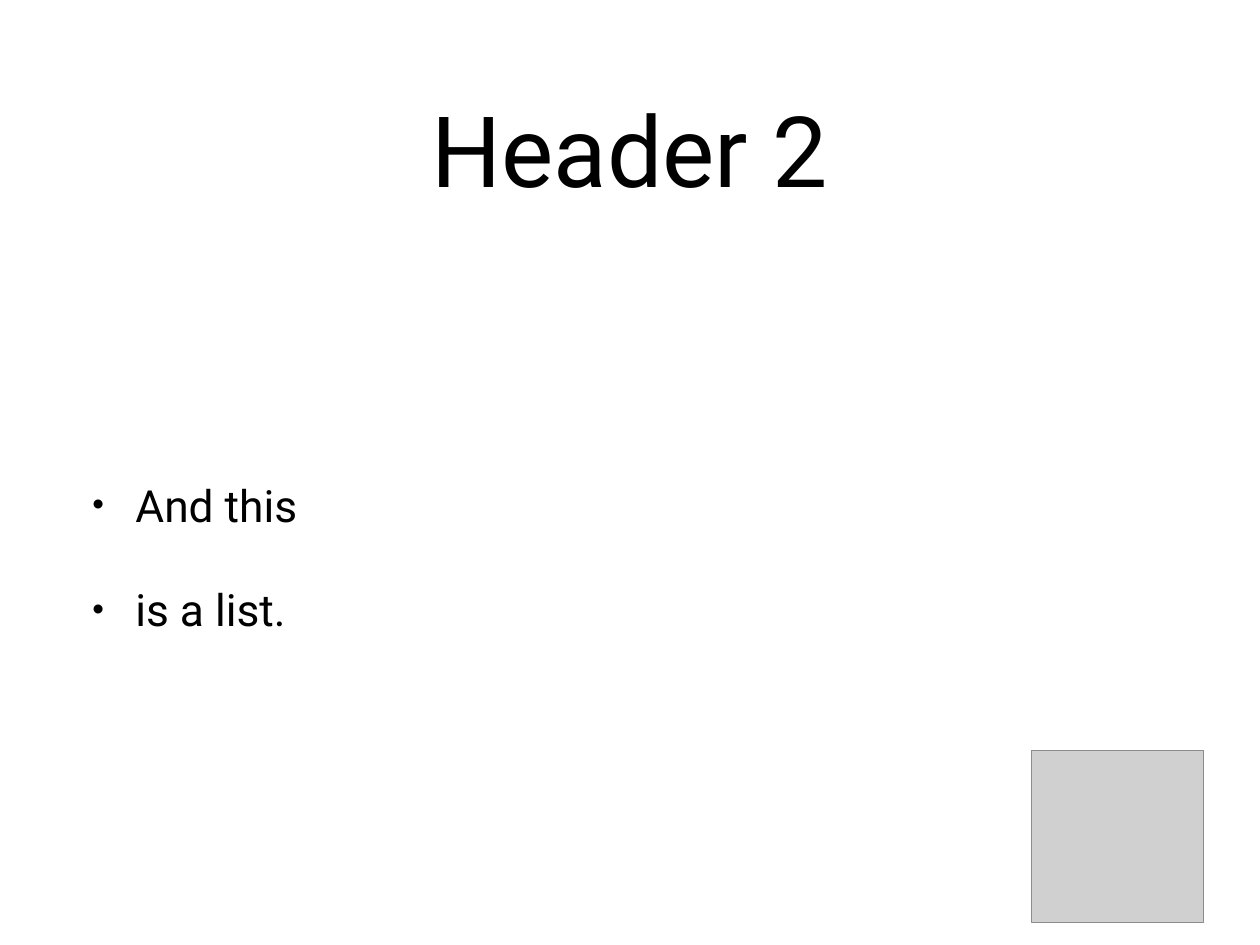
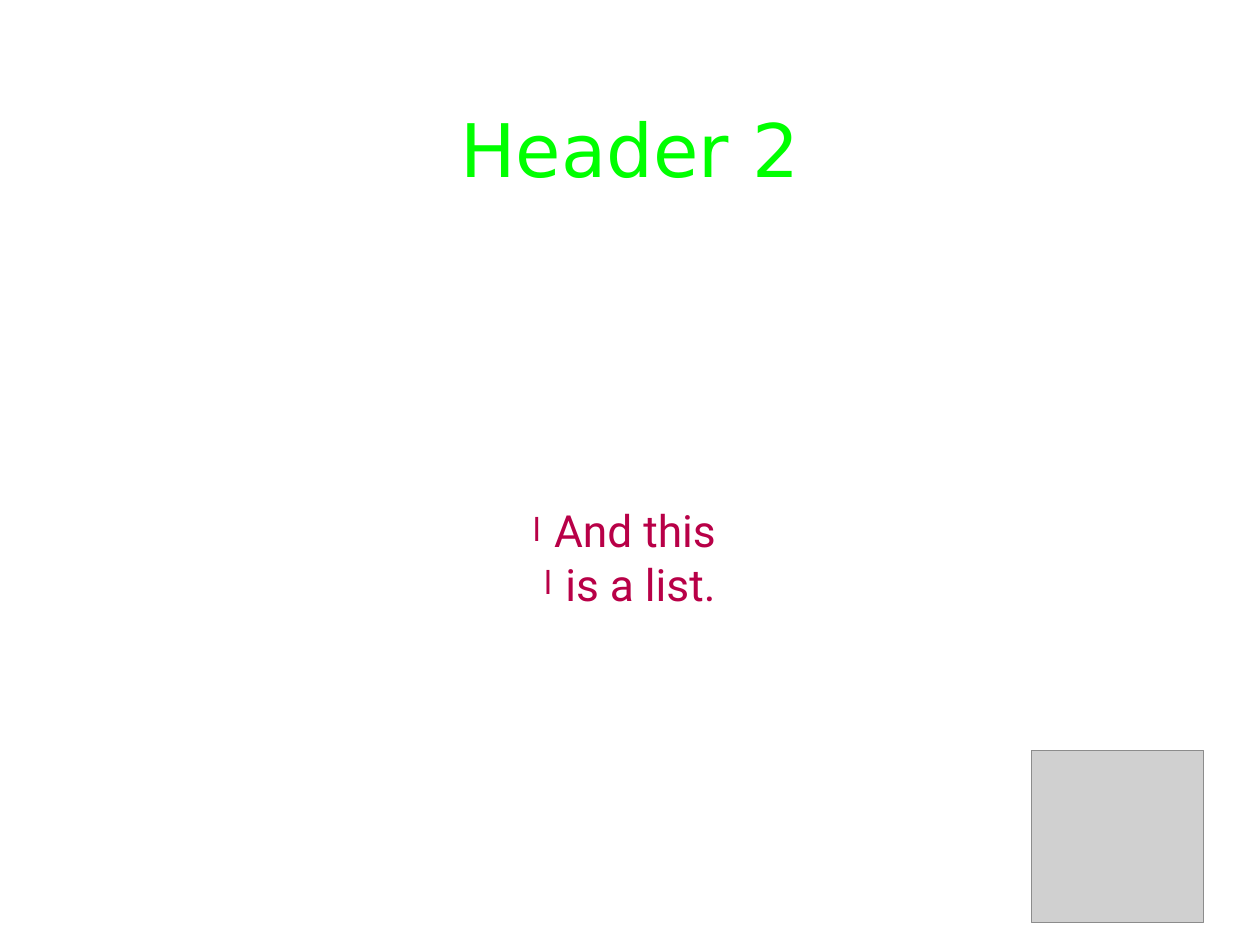
Before and after one commit to sirinibin/yiidemos, a slide deck: slide 2 of files/samplePowerPoint.pptx. Drawn at 1260x945 pixels with LibreOffice and Linux fonts; fonts in the diff are those of the drawing; grey boxes stand for pictures. Boxes give left, top, right and bottom in pixels: in the first picture for what was removed or moved away, otherwise in the second. Text is boxed around its words. In the diff, an @@ line names an element or a change of style, - is before the commit and + after.

```diff
--- a/files/samplePowerPoint.pptx
+++ b/files/samplePowerPoint.pptx
@@ text "Header 2" at bbox=[460, 121, 799, 178]: size 80 to 60 pt, font Roboto to DejaVu Sans, text colour #000000 to #00FF00 @@
@@ text "And this" at bbox=[554, 513, 716, 602]: text colour #000000 to #B80047; alignment left to centre; bullet • to l; less space between paragraphs @@
```
Also in this commit, not shown: 1 other slide changed, 2 other files.
